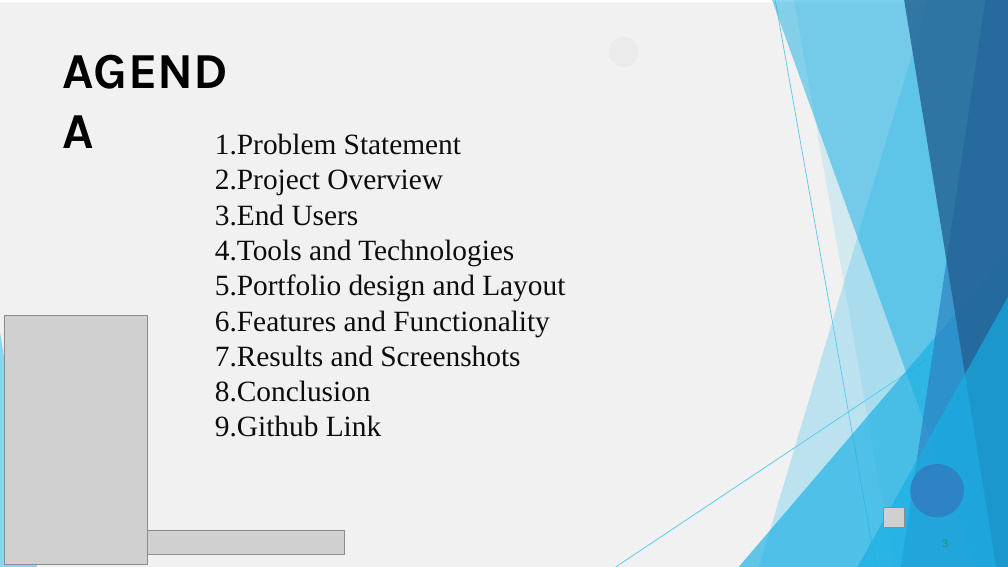
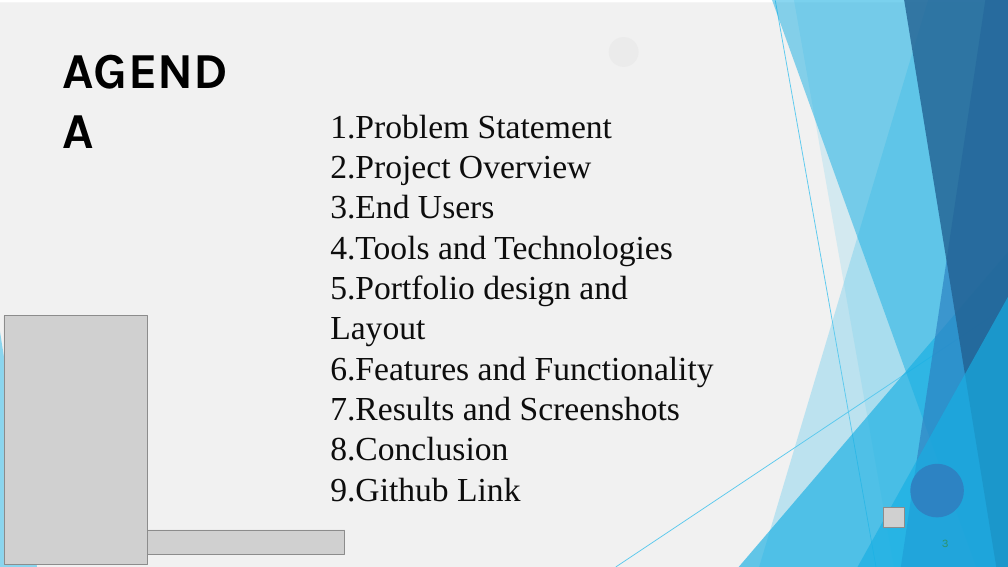
Before and after one commit to 24csnm48-stack/Naan-mudhalvan, a slide deck: slide 3 of PPT FWD TNSDC 2025.pptx. Drawn at 1008x567 pixels with LibreOffice and Linux fonts; fonts in the diff are those of the drawing; grey boxes stand for pictures. Boxes give left, top, right and bottom in pixels: in the first picture for what was removed or moved away, otherwise in the second. Text is boxed around its words. In the diff, an @@ line names an element or a change of style, - is before the commit and + after.

```diff
--- a/PPT FWD TNSDC 2025.pptx
+++ b/PPT FWD TNSDC 2025.pptx
@@ text "Problem Statement": place and size @@
-text "Problem Statement" at bbox=[215, 133, 565, 437]
+text "Problem Statement" at bbox=[330, 114, 714, 502]
@@ text "Problem Statement" at bbox=[330, 114, 714, 502]: size 28 to 32 pt @@
```
Also in this commit, not shown: 10 other slides changed, 1 other file.
